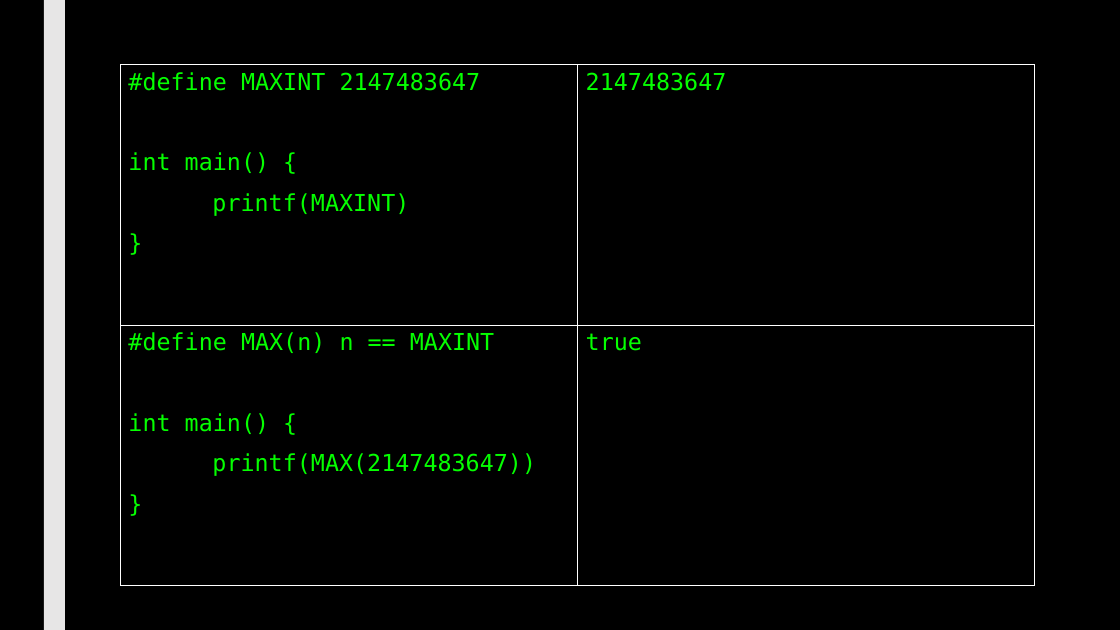
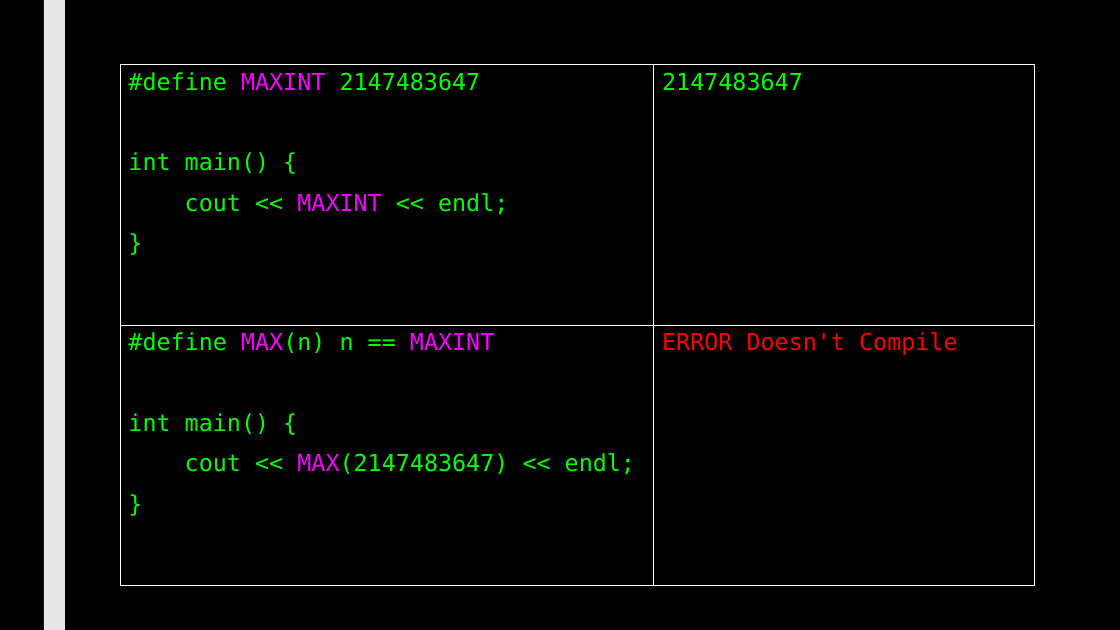
Before and after one commit to max7patek/metaprogramming, a slide deck: slide 15 of slides/08-CompileTimeComputation.pptx (slide 14 before the commit). Drawn at 1120x630 pixels with LibreOffice and Linux fonts; fonts in the diff are those of the drawing. Boxes give left, top, right and bottom in pixels: in the first picture for what was removed or moved away, otherwise in the second. Text is boxed around its words. In the diff, an @@ line names an element or a change of style, - is before the commit and + after.

Commit message:
fixed compile-time computation slides

```diff
--- a/slides/08-CompileTimeComputation.pptx
+++ b/slides/08-CompileTimeComputation.pptx
@@ rectangle "#define MAXINT 2147483647": place and size @@
-rectangle "#define MAXINT 2147483647" at (120, 65, 577, 325)
+rectangle "#define MAXINT 2147483647" at (120, 65, 654, 325)
@@ text in rectangle at (128, 72, 481, 91): text colour #05FF00 to #F800FF in "MAXINT" @@
@@ rectangle "2147483647": place and size @@
-rectangle "2147483647" at (577, 65, 1034, 325)
+rectangle "2147483647" at (654, 65, 1034, 325)
@@ text in rectangle at (185, 193, 508, 215): text changed @@
-printf(MAXINT)
+cout << MAXINT << endl;
@@ rectangle "#define MAX(n) n == MAXINT": place and size @@
-rectangle "#define MAX(n) n == MAXINT" at (120, 325, 577, 586)
+rectangle "#define MAX(n) n == MAXINT" at (120, 325, 654, 586)
@@ rectangle "ERROR Doesn't Compile": place and size @@
-rectangle "ERROR Doesn't Compile" at (577, 325, 1034, 586)
+rectangle "ERROR Doesn't Compile" at (654, 325, 1034, 586)
@@ text in rectangle at (128, 332, 494, 353): text colour #05FF00 to #F800FF in "MAX(n) MAXINT" @@
@@ text in rectangle at (662, 332, 957, 355): text changed; text colour #05FF00 to #FF0000 @@
-true
+ERROR Doesn't Compile
@@ text in rectangle at (185, 453, 635, 475): text changed @@
-printf(MAX(2147483647))
+cout << MAX(2147483647) << endl;
```
Also in this commit, not shown: 14 other slides changed, 1 slide added.
